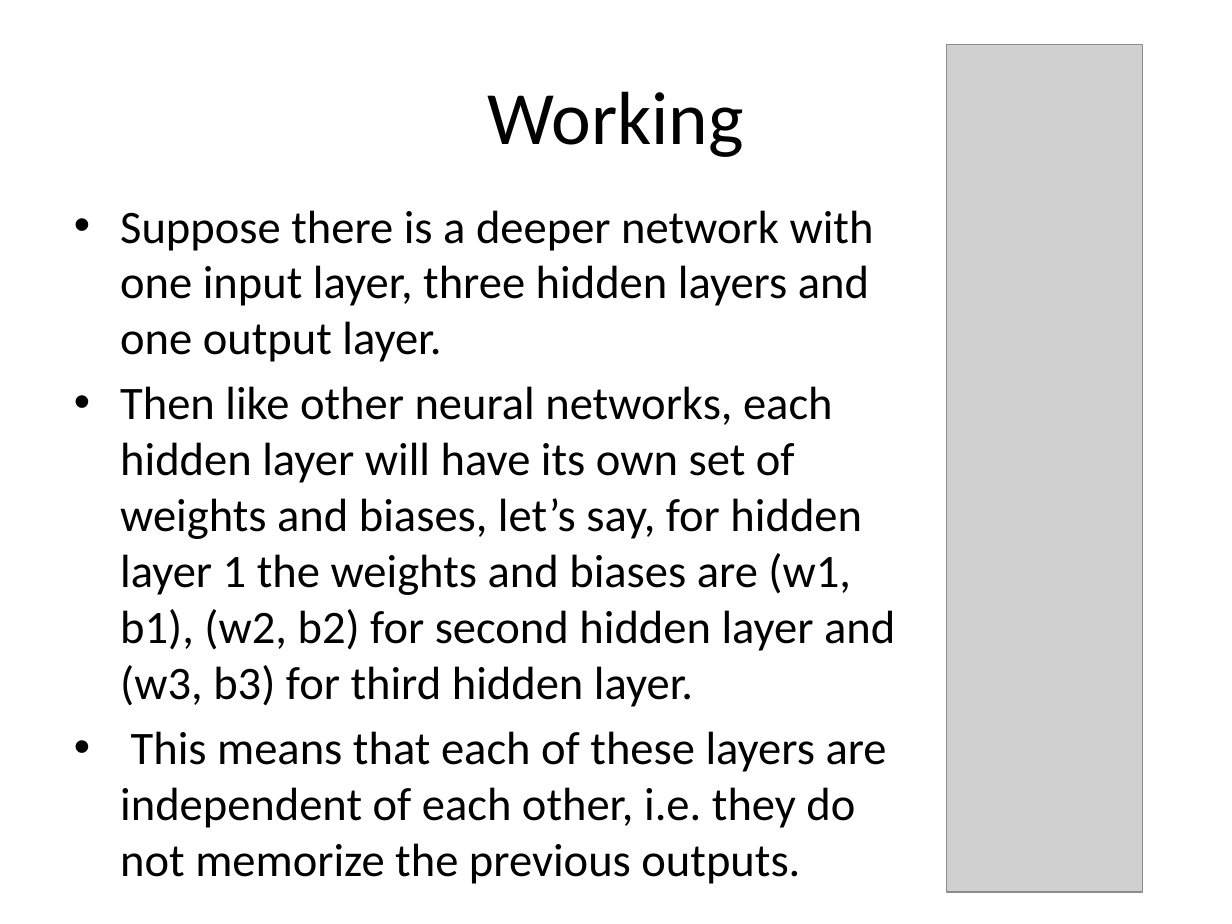
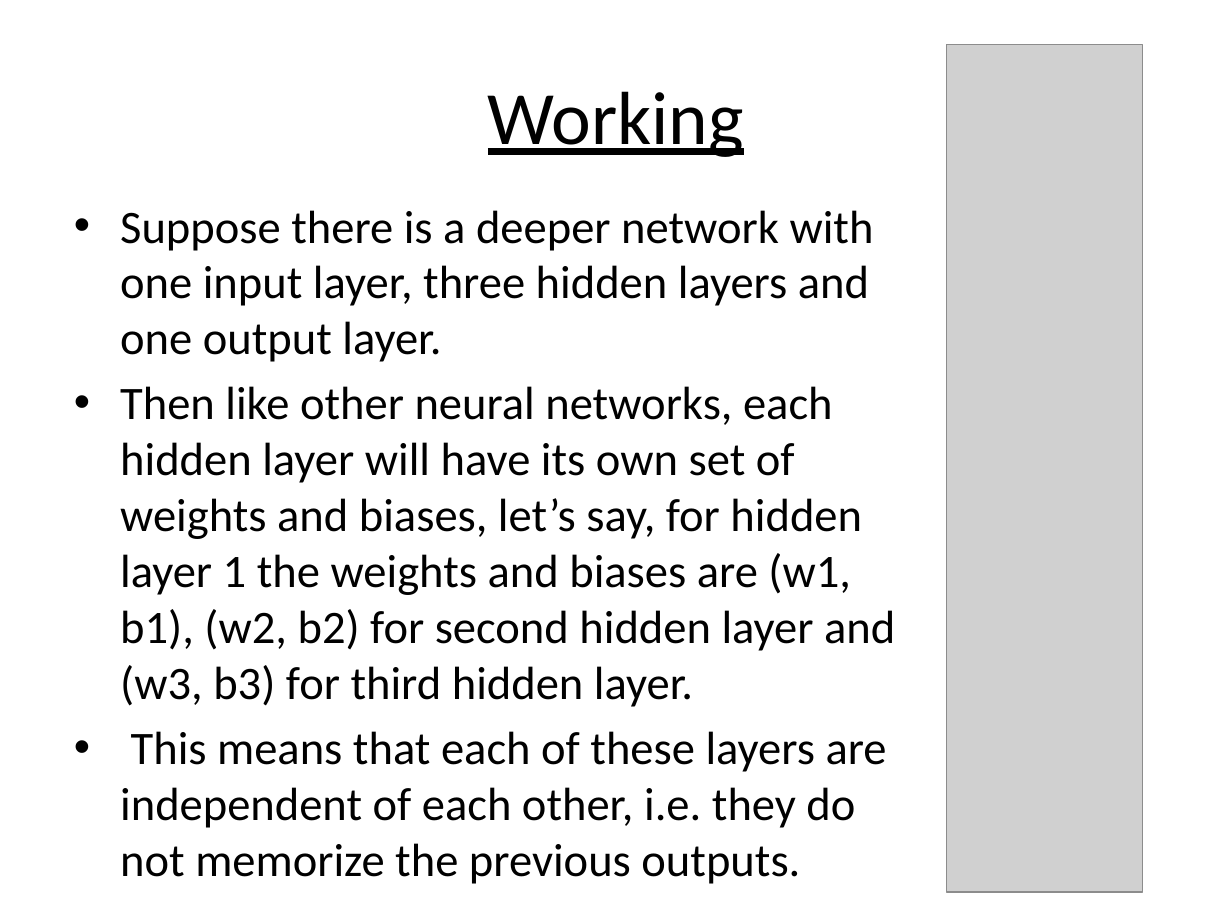
Before and after one commit to abhilashsaj/Simple-Recurrent-Neural-Network-with-Keras, a slide deck: slide 7 of Recurrent Neural Networks.pptx (slide 5 before the commit). Drawn at 1232x924 pixels with LibreOffice and Linux fonts; fonts in the diff are those of the drawing; grey boxes stand for pictures. Boxes give left, top, right and bottom in pixels: in the first picture for what was removed or moved away, otherwise in the second. Text is boxed around its words. In the diff, an @@ line names an element or a change of style, - is before the commit and + after.

```diff
--- a/Recurrent Neural Networks.pptx
+++ b/Recurrent Neural Networks.pptx
@@ title "Working" at bbox=[488, 91, 744, 157]: underline on @@
```
Also in this commit, not shown: 7 other slides changed, 13 slides added, 1 other file.
